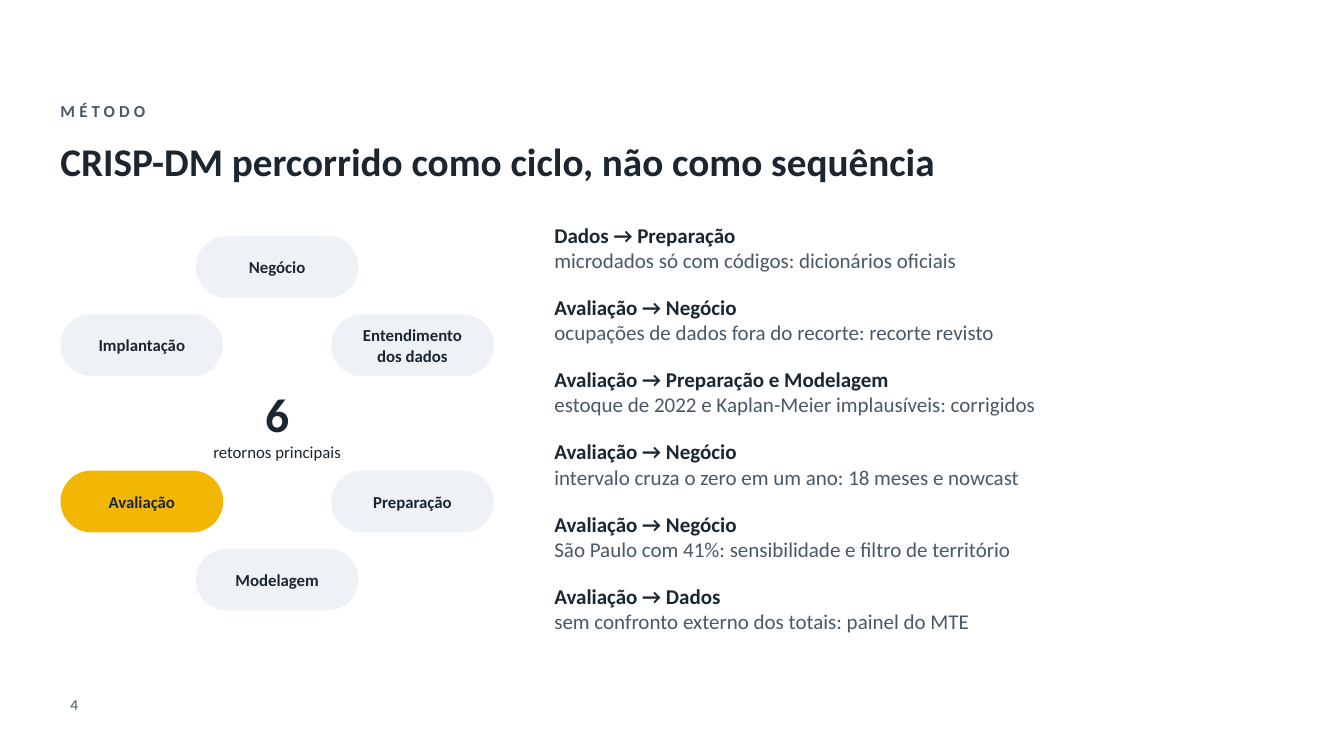
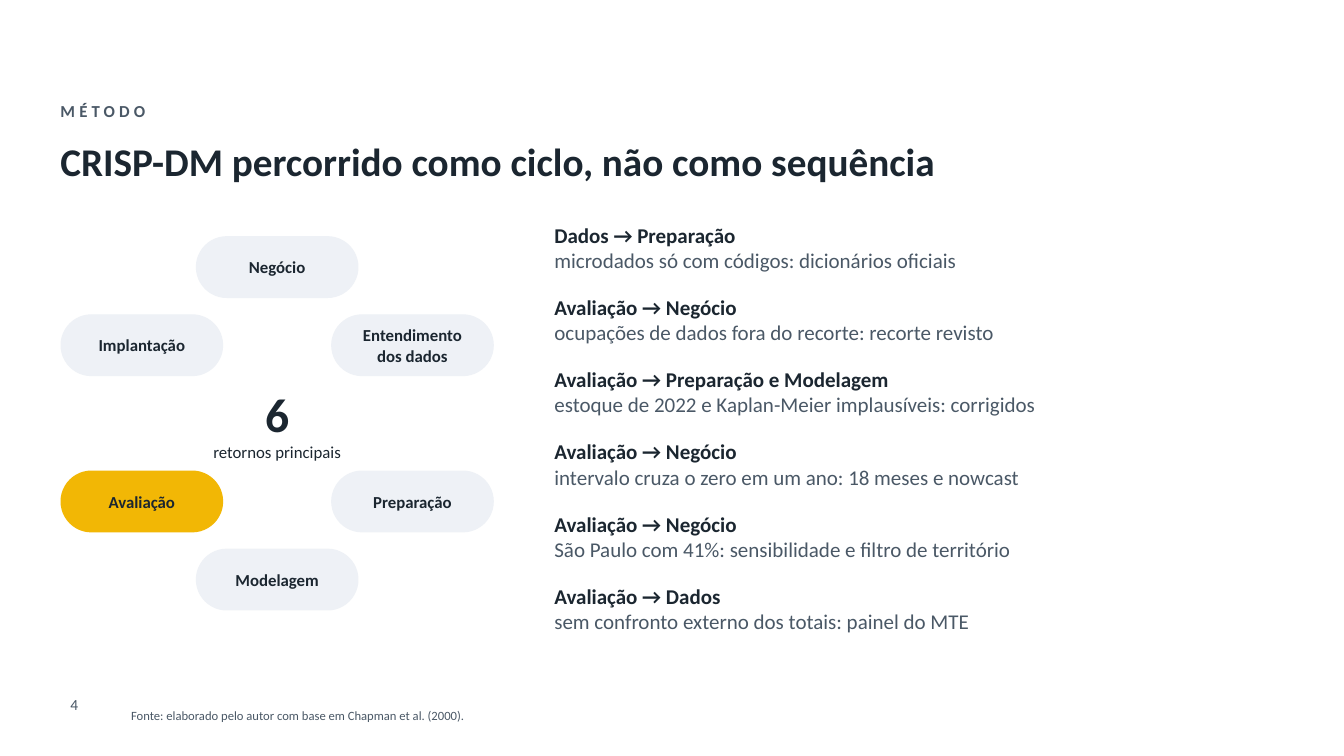
Before and after one commit to GianSE/mercadotech, a slide deck: slide 4 of apresentacao/apresentacao-tcc2.pptx. Drawn at 1344x756 pixels with LibreOffice and Linux fonts; fonts in the diff are those of the drawing; background and template pictures are left out. Boxes give left, top, right and bottom in pixels: in the first picture for what was removed or moved away, otherwise in the second. Text is boxed around its words. In the diff, an @@ line names an element or a change of style, - is before the commit and + after.

Commit message:
apresentacao: ABNT nos slides (fontes, citações e referências), falas mais naturais e mercadobrasil

```diff
--- a/apresentacao/apresentacao-tcc2.pptx
+++ b/apresentacao/apresentacao-tcc2.pptx
@@ text added at (131,711,464,722), 9 pt, text #4A5866 @@
+Fonte: elaborado pelo autor com base em Chapman et al. (2000).
```
Also in this commit, not shown: 14 other slides changed, 1 slide added, 3 other files.
